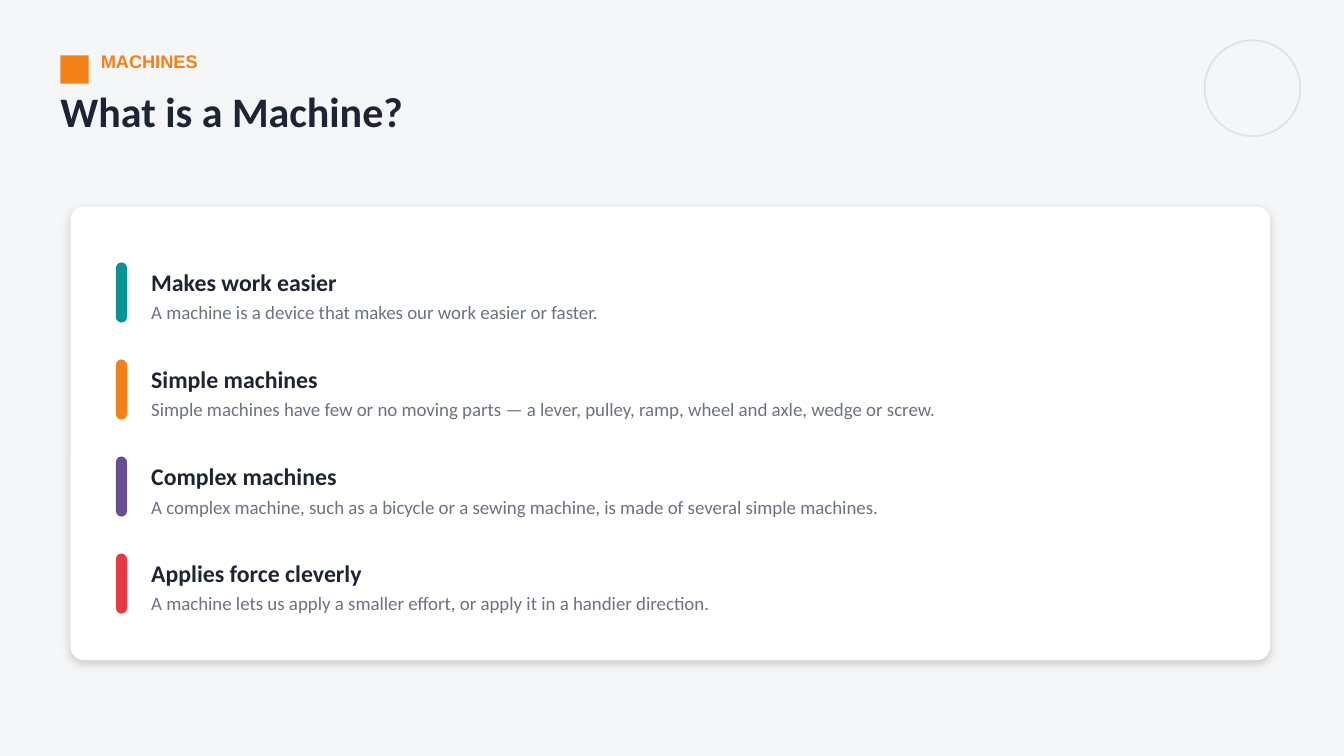
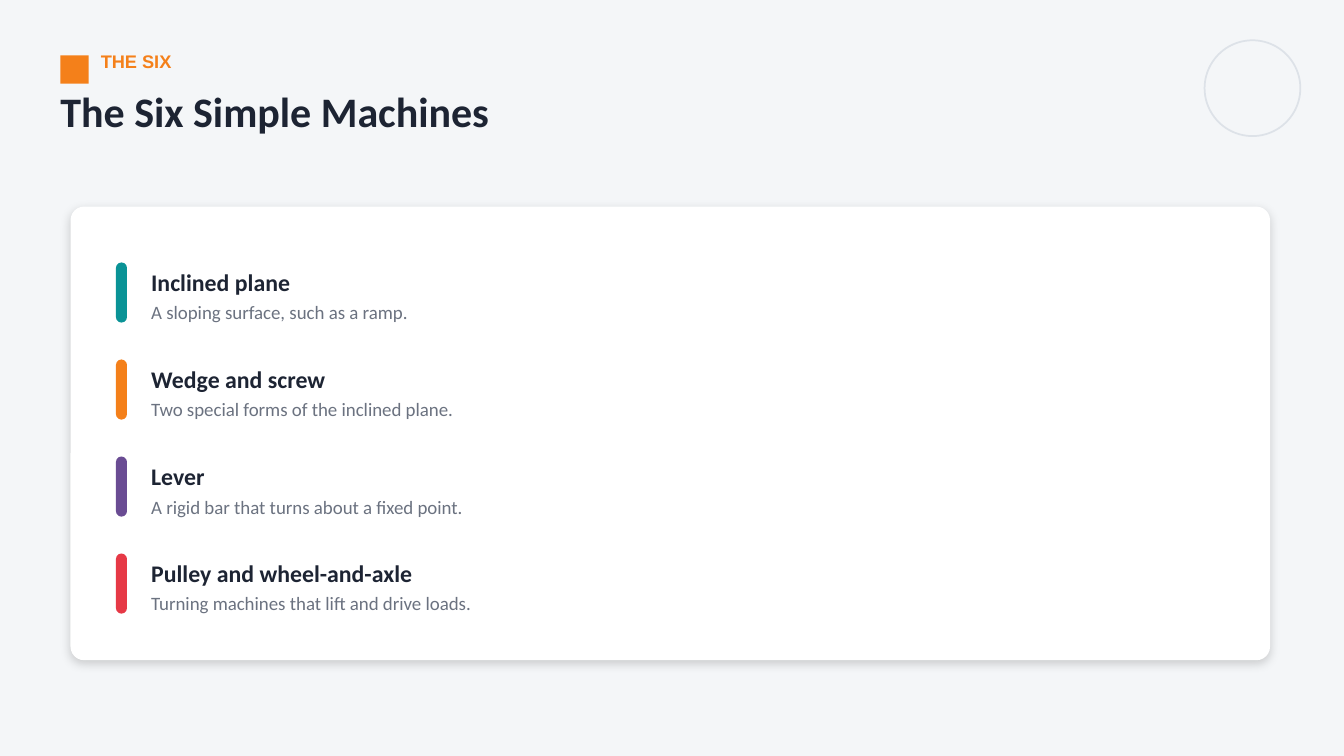
Before and after one commit to parmeshwars2911/MyFirstAR, a slide deck: slide 6 of ppt/MH_Grade06/MH06_S31_Simple_Machines.pptx (slide 4 before the commit). Drawn at 1344x756 pixels with LibreOffice and Linux fonts; fonts in the diff are those of the drawing. Boxes give left, top, right and bottom in pixels: in the first picture for what was removed or moved away, otherwise in the second. Text is boxed around its words. In the diff, an @@ line names an element or a change of style, - is before the commit and + after.

```diff
--- a/ppt/MH_Grade06/MH06_S31_Simple_Machines.pptx
+++ b/ppt/MH_Grade06/MH06_S31_Simple_Machines.pptx
@@ text at [101,55,171,68]: text changed @@
-MACHINES
+THE SIX
@@ text at [60,97,489,134]: text changed @@
-What is a Machine?
+The Six Simple Machines
@@ text at [151,274,408,322]: text changed @@
-Makes work easier
-A machine is a device that makes our work easier or faster.
+Inclined plane
+A sloping surface, such as a ramp.
@@ text at [151,371,453,419]: text changed @@
-Simple machines
-Simple machines have few or no moving parts — a lever, pulley, ramp, wheel and axle, wedge or screw.
+Wedge and screw
+Two special forms of the inclined plane.
@@ text at [151,469,463,517]: text changed @@
-Complex machines
-A complex machine, such as a bicycle or a sewing machine, is made of several simple machines.
+Lever
+A rigid bar that turns about a fixed point.
@@ text at [151,565,471,613]: text changed @@
-Applies force cleverly
-A machine lets us apply a smaller effort, or apply it in a handier direction.
+Pulley and wheel-and-axle
+Turning machines that lift and drive loads.
```
Also in this commit, not shown: 7 other slides changed, 14 slides added, 6 other files.
